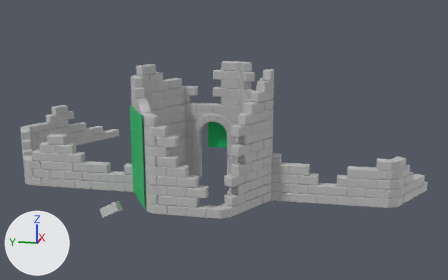
Before and after pictures for a commit that changed the FBX model workers/unity/Assets/3D/Environment/Culture/Tower/TowerShapeTry2.fbx.
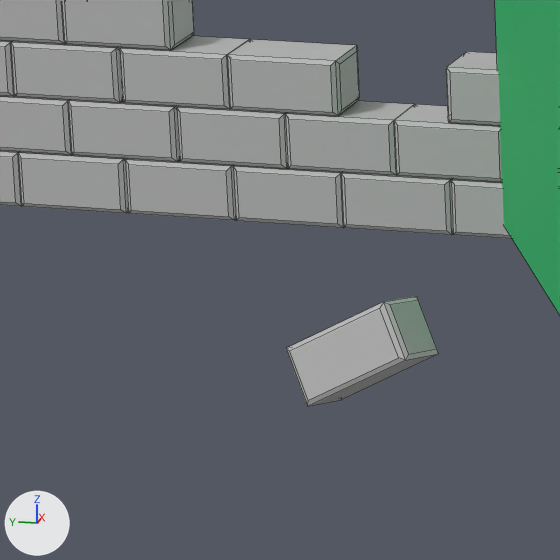
The first picture shows the older version from a 50 mm lens placed at (-16.32, -3.89, 5.71), pointed at (2.28, -0.17, 1.07). The close-ups show both versions on the part from 12% to 32% of the width and 56% to 86% of the height of that picture; other places that the commit changed are outside them. Arrows for +X, +Y and +Z are at lower left; the lights stay in place. The close-ups show mesh edges as thin lines. Where no turn or scale is listed for an object, it has been applied to the vertices.

Before the edit, the objects in view are built like this:
```python
me_mesh_202 = bpy.data.meshes.new('Mesh.202')
me_mesh_202.from_pydata(...)  # 24 vertices, 22 faces; spans x -0.543..0.543, y -0.5..0.5, z -0.522..0.522
me_mesh_202.materials.append(mat_lambert1)  # grey #bcbcbc
me_mesh_277 = bpy.data.meshes.new('Mesh.277')
me_mesh_277.from_pydata(...)  # 24 vertices, 22 faces; spans x -0.543..0.543, y -0.5..0.5, z -0.522..0.522
me_mesh_277.materials.append(mat_lambert1)  # grey #bcbcbc
me_mesh_279 = bpy.data.meshes.new('Mesh.279')
me_mesh_279.from_pydata(...)  # 24 vertices, 22 faces; spans x -0.543..0.543, y -0.5..0.5, z -0.522..0.522
me_mesh_279.materials.append(mat_lambert1)  # grey #bcbcbc
ob_pcube18_038 = bpy.data.objects.new('pCube18.038', me_mesh_279)
ob_pcube18_038.parent = ob_wallpart_005
ob_pcube18_038.location = (-147.0, 13.97, 28.0)
ob_pcube18_038.scale = (25.4, 25.4, 50.8)
ob_pcube19_039 = bpy.data.objects.new('pCube19.039', me_mesh_277)
ob_pcube19_039.parent = ob_wallpart_005
ob_pcube19_039.location = (-147.0, 13.97, -23.0)
ob_pcube19_039.scale = (25.4, 25.4, 50.8)
ob_pcube29 = bpy.data.objects.new('pCube29', me_mesh_202)
ob_pcube29.parent = ob_wallpart_015
ob_pcube29.location = (-147.0, 0.0292, -208.1)
ob_pcube29.rotation_euler = (-0.47, -0.193, -0.23)  # degrees (-27, -11, -13)
ob_pcube29.scale = (25.4, 25.4, 50.8)
# also in view: 'pCube22.034' at (-0.06, 3.78, 0.4); 'pCube18.037' at (-0.06, 4.04, 0.66); 'pCube22.035' at (-0.06, 2.23, 0.4); 'pCube21.030' at (-0.06, 4.29, 0.92); 'pCube21.031' at (-0.06, 4.29, 0.4)
```
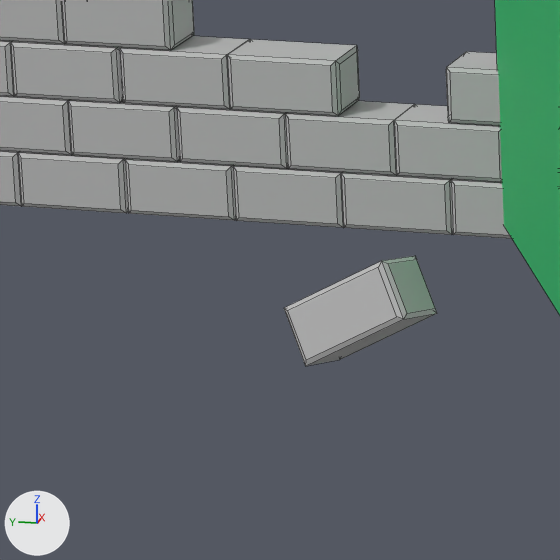
Where the newer file only moved an object's origin or applied its transform, the numbers keep the older frame.

What the commit changed:
Object 'pCube29' (ob_pcube29) moves from (-147.0, 0.0292, -208.1) to (-147.0, 17.47, -208.1).

Pixel boxes [x1, y1, x2, y2] of what changed, in the close-ups (560 x 560 px):
'pCube29', moved
    before: [286, 296, 439, 406]
    after: [284, 256, 437, 366]
'pCube21.032', unchanged, covered by the edit
    before: [285, 101, 414, 175]
'pCube18.039', unchanged, covered by the edit
    before: [341, 172, 453, 235]
'pCube18.036', unchanged, uncovered by the edit
    after: [11, 41, 123, 103]
'pCube21.029', unchanged, uncovered by the edit
    after: [0, 0, 64, 44]
